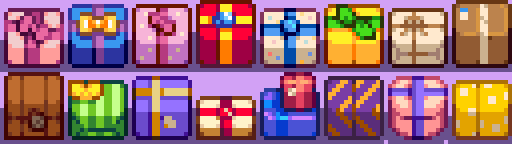
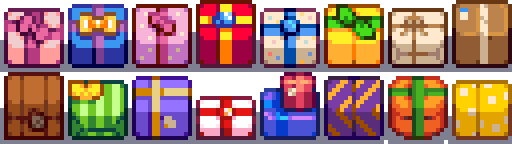
Layers edited between the first and the second 512x144 image:
painted on "Layer 5" over 196, 96, 256, 140
painted on "Layer 7" over 324, 76, 384, 140
painted on "Layer 8" over 388, 76, 448, 140
hid group "background" (2 layers) over 0, 0, 512, 144
